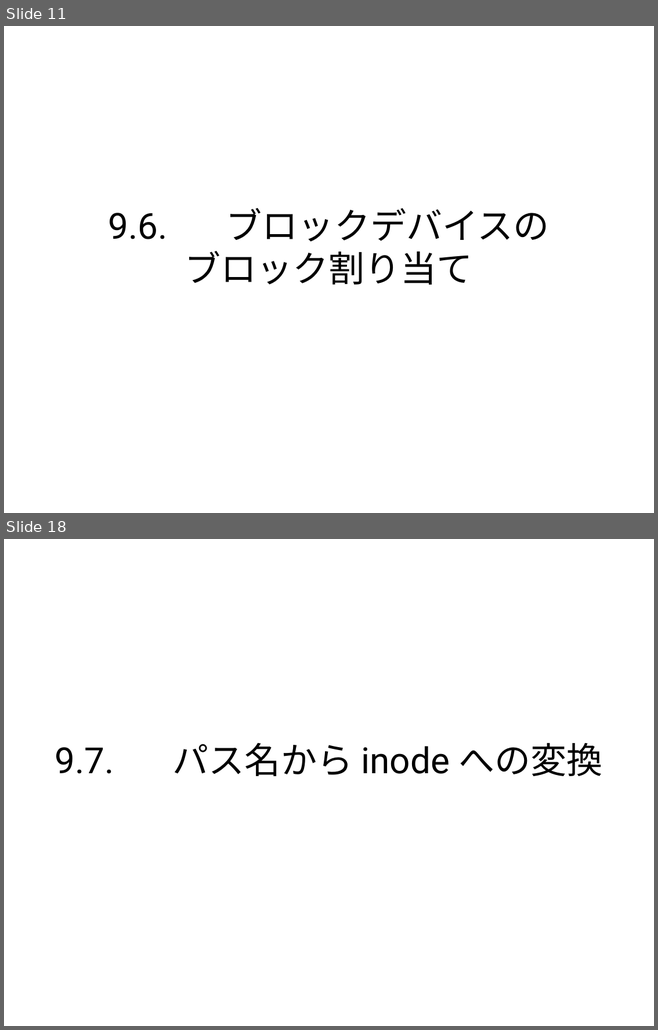
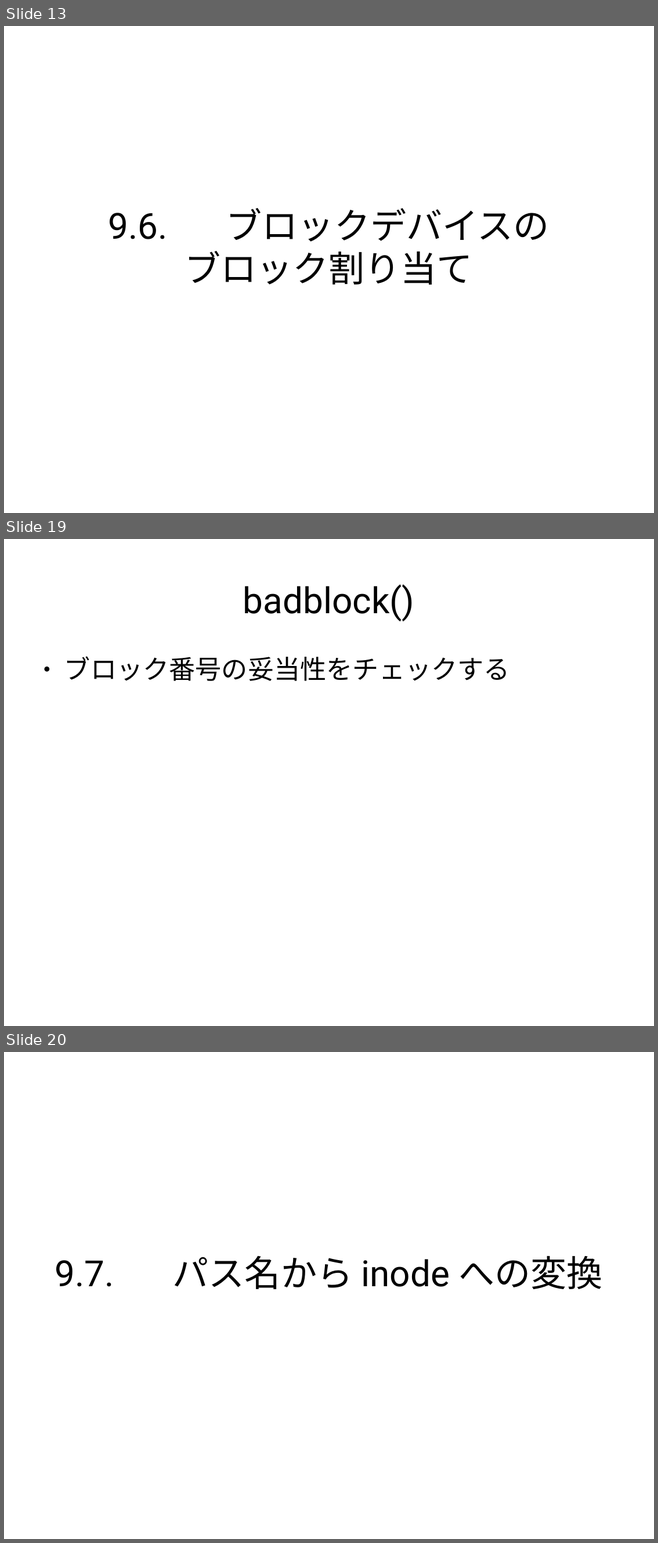
Before and after one commit to andromedroid/ame, a slide deck: doc/unix_v6/inode.odp. Shown one above the other, each under a label of ours: slides 11 and 18 before the commit, slides 13, 19 and 20 after it; the slides between them are not shown. The pictures are 658x1030 and 658x1543 pixels, drawn with LibreOffice and Linux fonts; fonts in the diff are those of the drawing. Boxes give left, top, right and bottom in pixels: in the first picture for what was removed or moved away, otherwise in the second. Text is boxed around its words. In the diff, an @@ line names an element or a change of style, - is before the commit and + after.

```diff
--- a/doc/unix_v6/inode.odp
+++ b/doc/unix_v6/inode.odp
@@ slide 19 added at (x1=4, y1=539, x2=654, y2=1026), background #FFFFFF @@
@@ title added at (x1=243, y1=584, x2=414, y2=621), 44 pt, text #000000 @@
+badblock()
@@ text added at (x1=64, y1=656, x2=510, y2=681), 32 pt, text #000000 @@
+● ブロック番号の妥当性をチェックする
@@ what was slide 11 is now slide 13 @@
@@ what was slide 18 is now slide 20 @@
```
Also in this commit, not shown: 16 other slides added, 14 slides removed.
